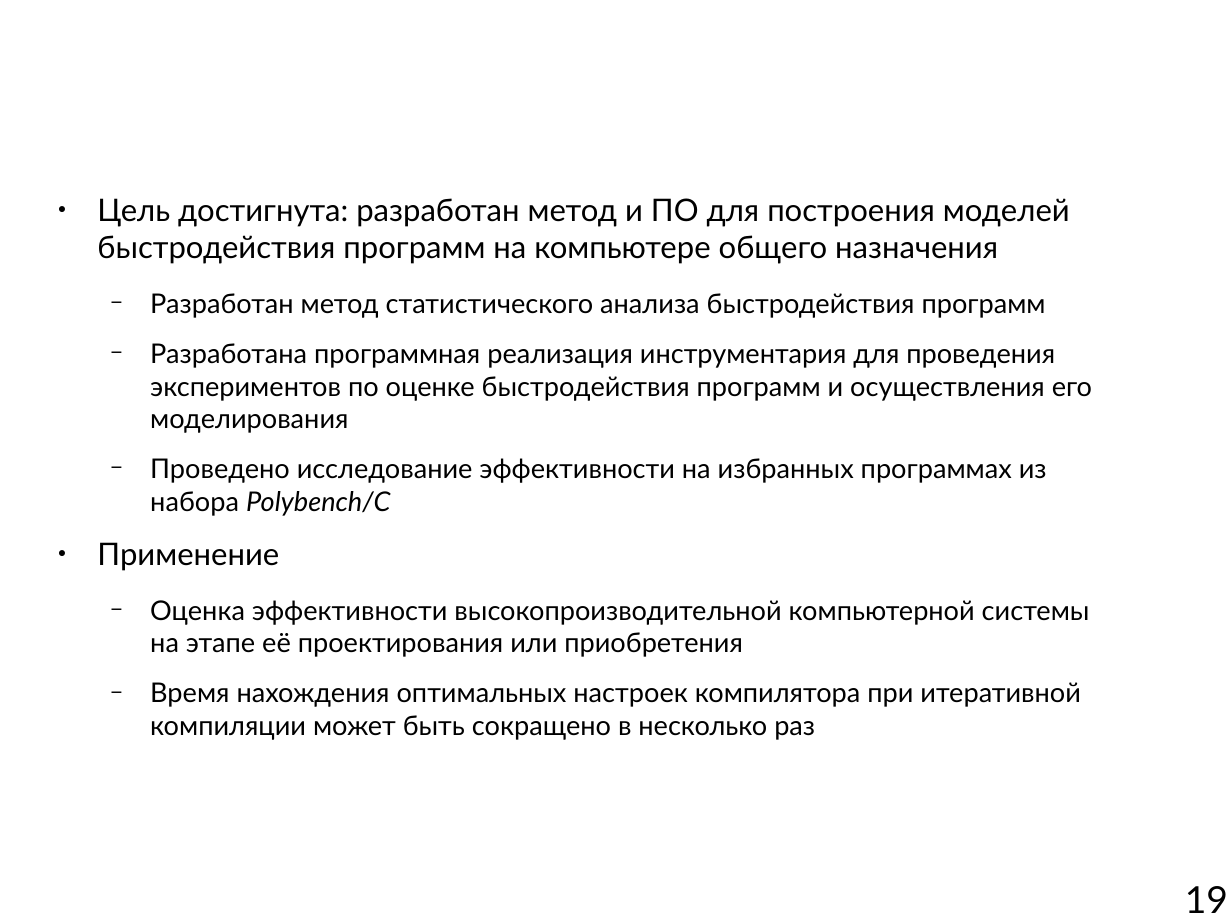
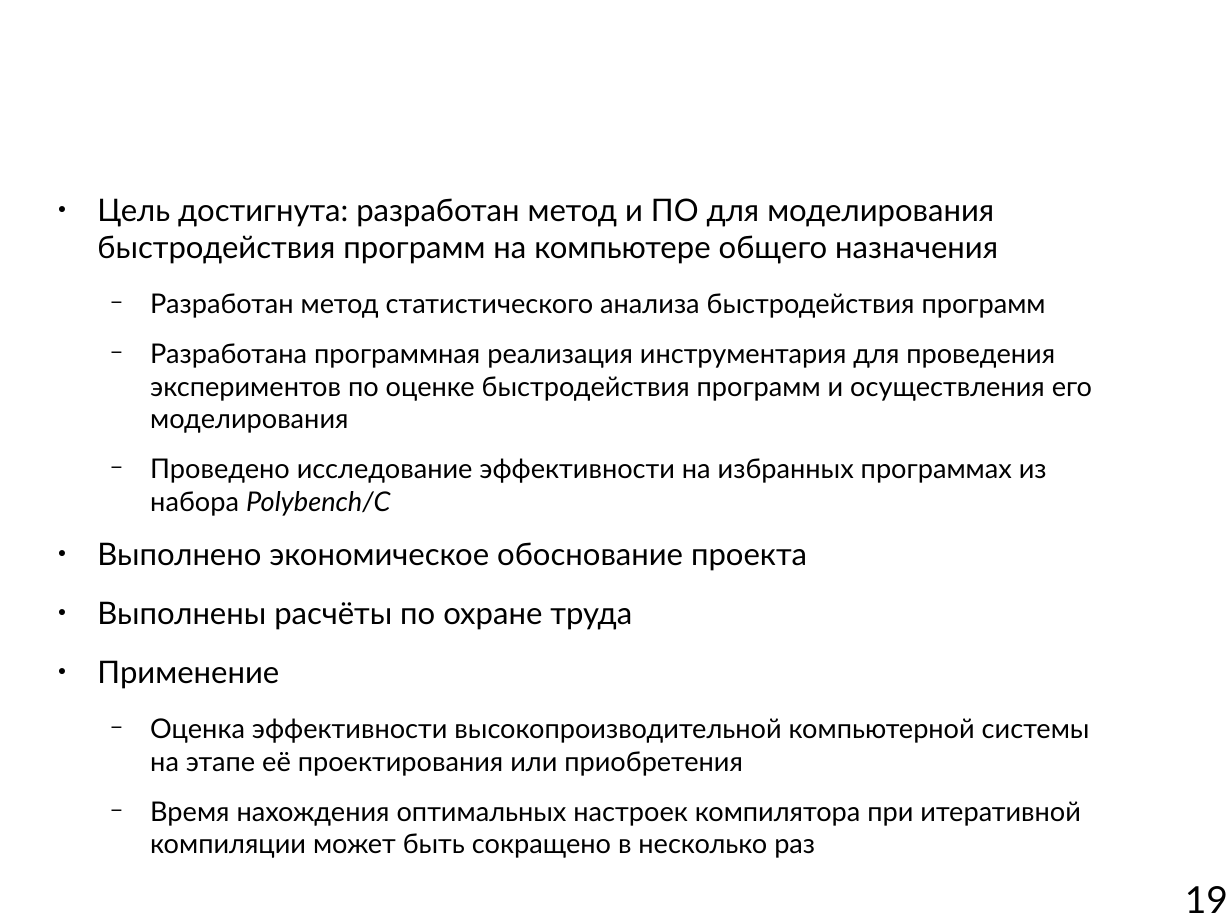
Before and after one commit to mkpankov/adaptor, a slide deck: slide 19 of diploma/defense/brochure.odp. Drawn at 1232x924 pixels with LibreOffice and Linux fonts; fonts in the diff are those of the drawing; background and template pictures are left out. Boxes give left, top, right and bottom in pixels: in the first picture for what was removed or moved away, otherwise in the second. Text is boxed around its words. In the diff, an @@ line names an element or a change of style, - is before the commit and + after.

Commit message:
Edited more subtleties.

```diff
--- a/diploma/defense/brochure.odp
+++ b/diploma/defense/brochure.odp
@@ text at (x1=97, y1=198, x2=998, y2=264): text changed @@
-● Цель достигнута: разработан метод и ПО для построения моделей быстродействия программ на компьютере общего назначения
+● Цель достигнута: разработан метод и ПО для моделирования быстродействия программ на компьютере общего назначения
@@ text at (x1=97, y1=542, x2=807, y2=630): paragraphs added @@
+● Выполнено экономическое обоснование проекта
+● Выполнены расчёты по охране труда
```
